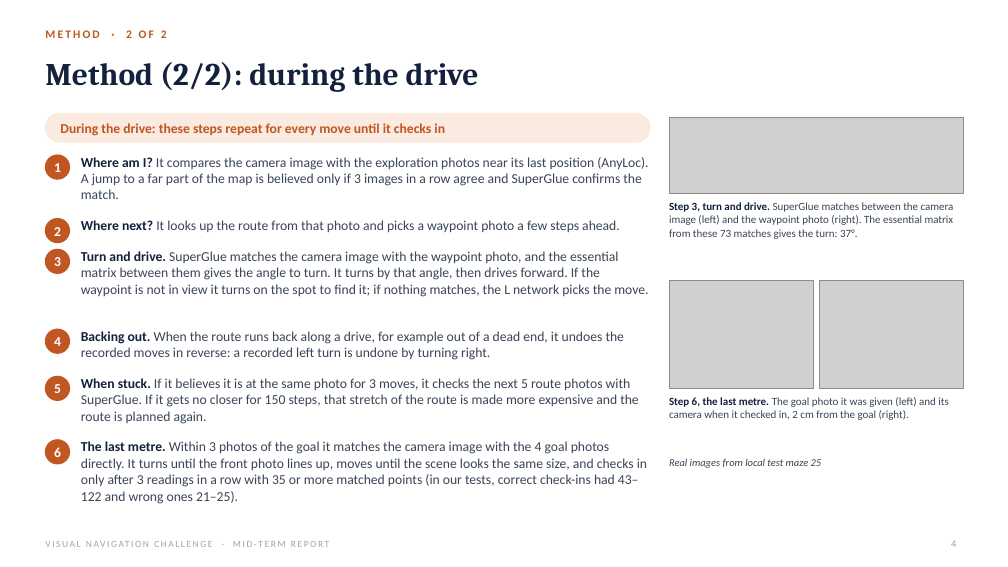
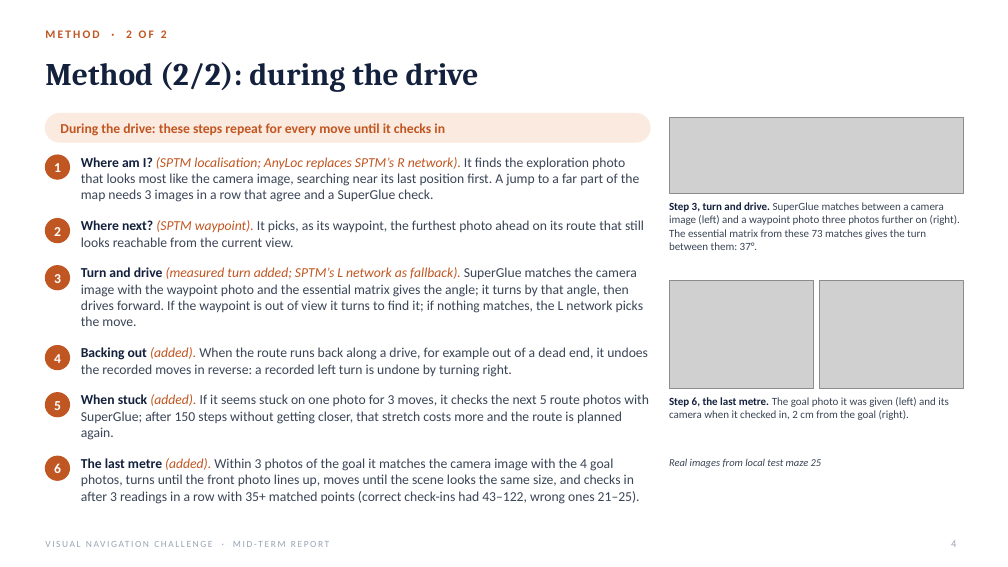
Before and after one commit to kartikparameshwaran/vis_nav_player_work, a slide deck: slide 4 of runs/Midterm_Report.pptx. Drawn at 1008x567 pixels with LibreOffice and Linux fonts; fonts in the diff are those of the drawing; grey boxes stand for pictures. Boxes give left, top, right and bottom in pixels: in the first picture for what was removed or moved away, otherwise in the second. Text is boxed around its words. In the diff, an @@ line names an element or a change of style, - is before the commit and + after.

```diff
--- a/runs/Midterm_Report.pptx
+++ b/runs/Midterm_Report.pptx
@@ text at (81, 157, 639, 202): text changed @@
-Where am I? It compares the camera image with the exploration photos near its last position (AnyLoc). A jump to a far part of the map is believed only if 3 images in a row agree and SuperGlue confirms the match.
+Where am I? (SPTM localisation; AnyLoc replaces SPTM’s R network). It finds the exploration photo that looks most like the camera image, searching near its last position first. A jump to a far part of the map needs 3 images in a row that agree and a SuperGlue check.
@@ text at (669, 202, 960, 250): text changed @@
-Step 3, turn and drive. SuperGlue matches between the camera image (left) and the waypoint photo (right). The essential matrix from these 73 matches gives the turn: 37°.
+Step 3, turn and drive. SuperGlue matches between a camera image (left) and a waypoint photo three photos further on (right). The essential matrix from these 73 matches gives the turn between them: 37°.
@@ text at (81, 220, 644, 247): text changed @@
-Where next? It looks up the route from that photo and picks a waypoint photo a few steps ahead.
+Where next? (SPTM waypoint). It picks, as its waypoint, the furthest photo ahead on its route that still looks reachable from the current view.
@@ text at (81, 267, 643, 326): text changed @@
-Turn and drive. SuperGlue matches the camera image with the waypoint photo, and the essential matrix between them gives the angle to turn. It turns by that angle, then drives forward. If the waypoint is not in view it turns on the spot to find it; if nothing matches, the L network picks the move.
+Turn and drive (measured turn added; SPTM’s L network as fallback). SuperGlue matches the camera image with the waypoint photo and the essential matrix gives the angle; it turns by that angle, then drives forward. If the waypoint is out of view it turns to find it; if nothing matches, the L network picks the move.
@@ 4 texts, 4 ellipses: place and size @@
-4 texts, 4 ellipses at (45, 250, 70, 464)
+4 texts, 4 ellipses at (45, 265, 70, 480)
@@ text at (81, 347, 648, 377): text changed @@
-Backing out. When the route runs back along a drive, for example out of a dead end, it undoes the recorded moves in reverse: a recorded left turn is undone by turning right.
+Backing out (added). When the route runs back along a drive, for example out of a dead end, it undoes the recorded moves in reverse: a recorded left turn is undone by turning right.
@@ text at (81, 394, 649, 440): text changed @@
-When stuck. If it believes it is at the same photo for 3 moves, it checks the next 5 route photos with SuperGlue. If it gets no closer for 150 steps, that stretch of the route is made more expensive and the route is planned again.
+When stuck (added). If it seems stuck on one photo for 3 moves, it checks the next 5 route photos with SuperGlue; after 150 steps without getting closer, that stretch costs more and the route is planned again.
@@ text at (81, 458, 640, 504): text changed @@
-The last metre. Within 3 photos of the goal it matches the camera image with the 4 goal photos directly. It turns until the front photo lines up, moves until the scene looks the same size, and checks in only after 3 readings in a row with 35 or more matched points (in our tests, correct check-ins had 43–122 and wrong ones 21–25).
+The last metre (added). Within 3 photos of the goal it matches the camera image with the 4 goal photos, turns until the front photo lines up, moves until the scene looks the same size, and checks in after 3 readings in a row with 35+ matched points (correct check-ins had 43–122, wrong ones 21–25).
```
Also in this commit, not shown: 2 other slides changed.
